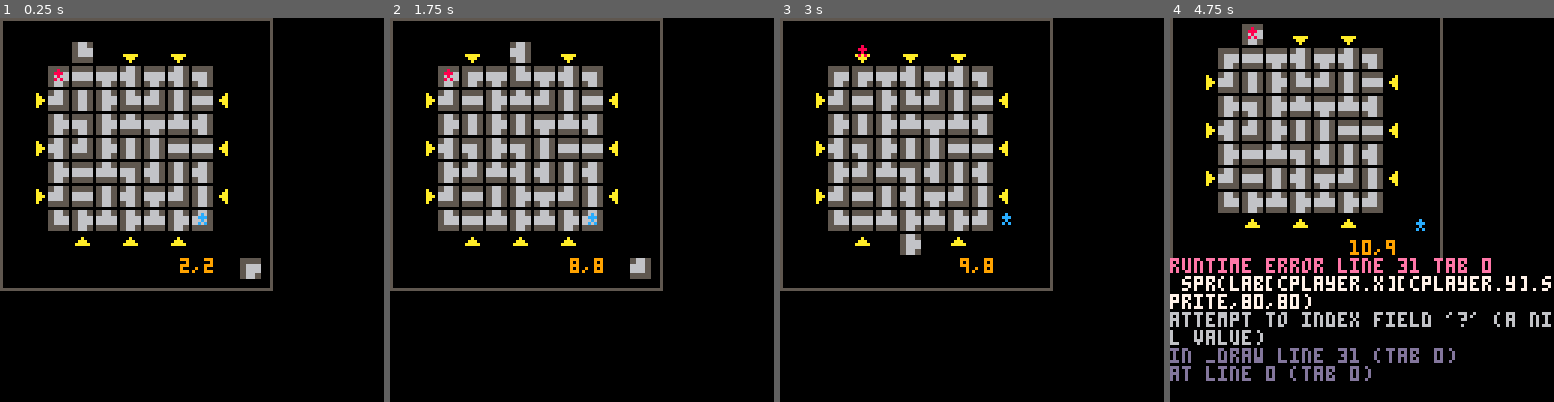
Above: before the commit, frames 1-4 (left to right).
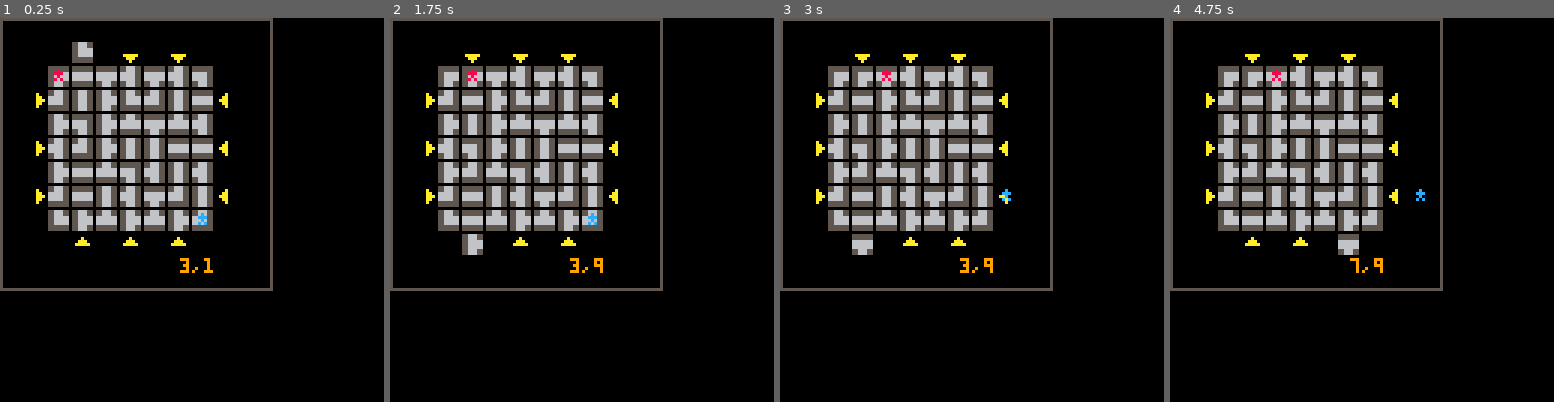
Above: after the commit, the same moments.

Repository: jeff-adams/pico8
Game: PICO-8 cartridge dev/labrynth.p8
Same seed, same stepped clock (60 frames per second), same inputs: the game is played once before the commit and once after it.
Inputs:
- Up to frame 1 (0.25 s): no input
- Up to frame 2 (1.75 s): tap X (X key) at 0.33, 1.07 s; tap O (Z key) at 0.7, 1.7 s; hold Right from 1.6 s (still down)
- Up to frame 3 (3 s): tap X (X key) at 1.85, 2.97 s; release Right at 2.1 s; tap O (Z key) at 2.1, 2.5, 2.9 s; hold Up 2.15-2.42 s; hold Right from 2.47 s (still down)
- Up to frame 4 (4.75 s): release Right at 3.03 s; hold Left 3.08-3.58 s; tap O (Z key) every 0.4 s from 3.3 to 4.5 s; hold Down 3.63-3.97 s; hold Right 4.02-4.68 s; tap X (X key) at 4.08 s; hold Up from 4.73 s (still down)

The runs differ from the first frame. In frame 1, 0.4% of the frame differs, in the area x 46-68%, y 62-68%; in frame 2, 1.5%; in frame 3, 0.8%; in frame 4, 21%, in the area x 0-100%, y 0-95%.
Error before the commit: runtime error line 31 tab 0; spr(lab[cplayer.x][cplayer.y].sprite,80,80); attempt to index field '?' (a nil value)

Commit message:
Labrynth move_freetile 50% fixed, two corners are still broken

Diff:
--- a/dev/labrynth.p8
+++ b/dev/labrynth.p8
@@ -27,11 +27,12 @@
 		foreach(row,draw_tile)
 	end
 	draw_tile(free_tile)
+	--draw players
 	foreach(players,draw_tile)
 
 	--debug
-	print(cplayer.x..","..cplayer.y,60,80,9)
-	spr(lab[cplayer.x][cplayer.y].sprite,80,80)
+	print(free_tile.x..","..free_tile.y,60,80,9)
+	--spr(lab[cplayer.x][cplayer.y].sprite,80,80)
 end
 
 function draw_borders()
@@ -84,7 +85,7 @@
 end
 
 function player_movement()
-	if btnp(❎) then
+	if btnp(🅾️) then
 		cplayer=next_player(players,cplayer)
 		update=tile_placement
 		sfx(3)
@@ -111,10 +112,10 @@
 
 function setup_vars()
 	origin=0
-	up={0,-1}
-	down={0,1}
-	right={1,0}
-	left={-1,0}
+	up={x=0,y=-1}
+	down={x=0,y=1}
+	right={x=1,y=0}
+	left={x=-1,y=0}
 	invalid_space={x=0,y=0}
 
 	update=tile_placement
@@ -195,9 +196,9 @@
 
 function shuffle_tiles(_tiles)
 	for i=#_tiles, 2, -1 do
-  local j=max(flr(rnd(i)),1)
-  _tiles[i],_tiles[j]=_tiles[j],_tiles[i]
- end
+  		local j=max(flr(rnd(i)),1)
+  		_tiles[i],_tiles[j]=_tiles[j],_tiles[i]
+ 	end
 	return _tiles
 end
 
@@ -218,10 +219,6 @@
 	return _lab,_tiles[_tindex]
 end
 
-function is_inside_space(_x,_y)
-	return _x==mid(2,_x,8) and _y==mid(2,_y,8)
-end
-
 function player_setup()
 	local _players={}
 	local _p1={sprite=5,x=2,y=2}
@@ -233,6 +230,10 @@
 -->8
 --logic
 
+function is_inside_space(_x,_y)
+	return _x==mid(2,_x,8) and _y==mid(2,_y,8)
+end
+
 function rotate_tile(_sprite)
 	if _sprite%4==0 then
 		_sprite-=3
@@ -243,13 +244,20 @@
 end
 
 function move_freetile(_spr,_dir)
-	local _destx,_desty=_dir[1]*2,_dir[2]*2
-	--on top/bottom
-	_spr.x,_spr.y=tile_limit(_spr.x,_spr.y,_destx)
-	--on left/right
-	_spr.y,_spr.x=tile_limit(_spr.y,_spr.x,_desty)
-	--moves tile past the invalid space
-	--★ can get stuck depending on dir
+	local _destx,_desty=_dir.x*2,_dir.y*2
+	if(abs(_dir.x)>0) then
+		_spr.x,_spr.y=tile_limit(_spr.x,_spr.y,_destx)
+		if same_space(_spr,invalid_space) then
+			--only works for top/right, bottom/left corners
+			_spr.y,_spr.x=tile_limit(_spr.y,_spr.x,_destx)
+		end
+	end
+	if(abs(_dir.y)>0) then
+		_spr.y,_spr.x=tile_limit(_spr.y,_spr.x,_desty)
+		if same_space(_spr,invalid_space) then
+			_spr.x,_spr.y=tile_limit(_spr.x,_spr.y,_desty)
+		end
+	end
 	if same_space(_spr,invalid_space) then
 		return move_freetile(_spr,_dir)
 	end
@@ -326,8 +334,8 @@
 end
 
 function move_direction(_obj,_dir)
-	_obj.x+=_dir[1]
-	_obj.y+=_dir[2]
+	_obj.x+=_dir.x
+	_obj.y+=_dir.y
 	return _obj
 end
 
